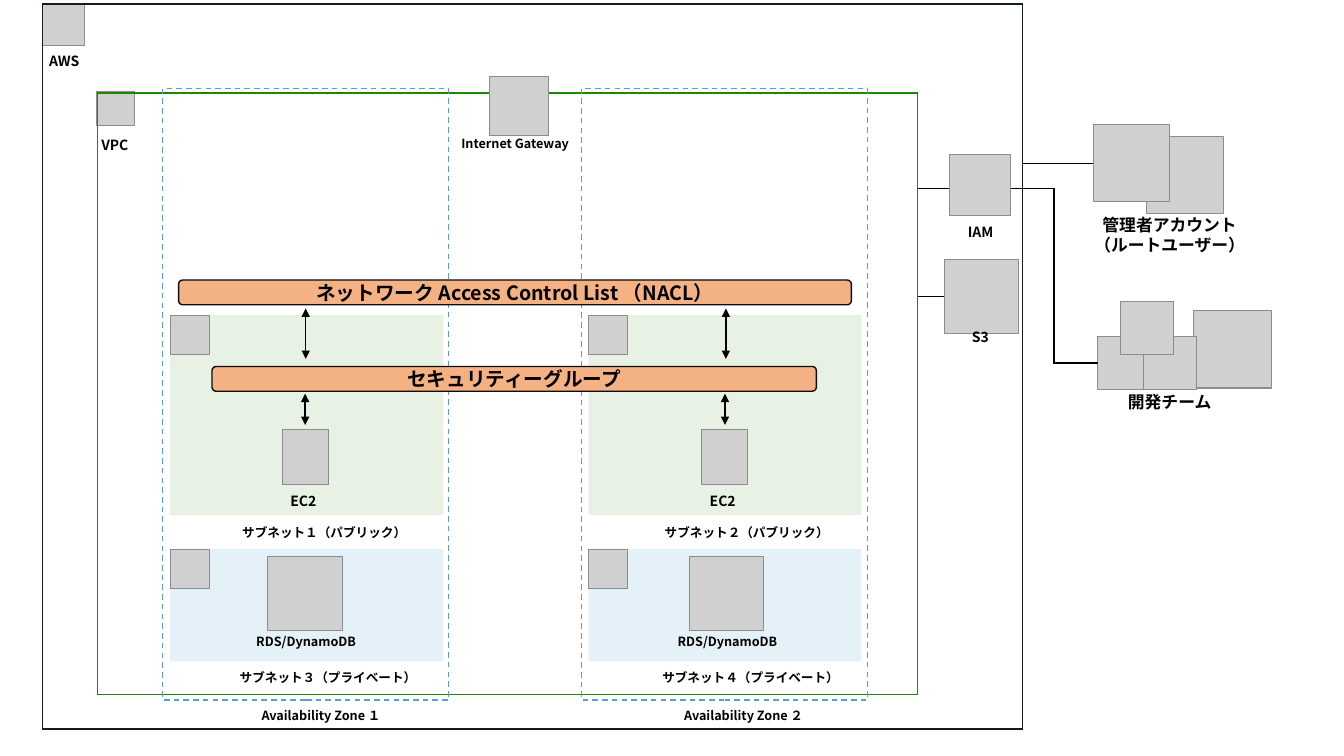
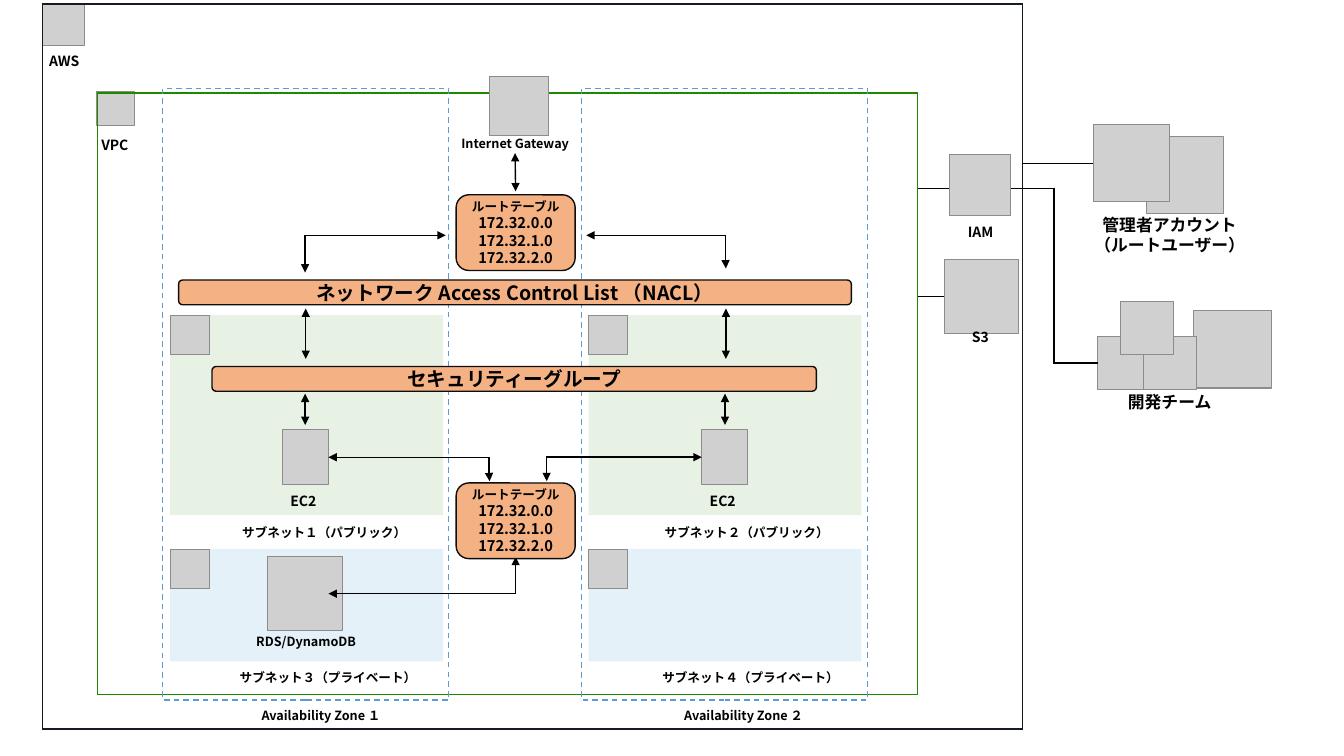
Before and after one commit to Mutsumix/aws-workshop, a slide deck: slide 10 of Day1/AWS-Architecture.pptx (slide 6 before the commit). Drawn at 1344x756 pixels with LibreOffice and Linux fonts; fonts in the diff are those of the drawing; grey boxes stand for pictures. Boxes give left, top, right and bottom in pixels: in the first picture for what was removed or moved away, otherwise in the second. Text is boxed around its words. In the diff, an @@ line names an element or a change of style, - is before the commit and + after.

```diff
--- a/Day1/AWS-Architecture.pptx
+++ b/Day1/AWS-Architecture.pptx
@@ double arrow added from (515, 153) to (516, 192), #000000 1 pt @@
@@ rounded rectangle added at (x1=457, y1=195, x2=576, y2=270), fill #F4B183, outline #0D0D0D 1 pt, 10.5 pt, text #000000, bold @@
+ルートテーブル
+172.32.0.0
+172.32.1.0
+172.32.2.0
@@ elbow double arrow added from (446, 235) to (306, 272), #000000 1 pt @@
@@ elbow double arrow added from (587, 235) to (726, 268), #000000 1 pt @@
@@ elbow double arrow added from (490, 481) to (329, 458), #000000 1 pt @@
@@ elbow double arrow added from (546, 481) to (702, 458), #000000 1 pt @@
@@ rounded rectangle added at (x1=457, y1=483, x2=576, y2=559), fill #F4B183, outline #0D0D0D 1 pt, 10.5 pt, text #000000, bold @@
+ルートテーブル
+172.32.0.0
+172.32.1.0
+172.32.2.0
@@ elbow double arrow added from (516, 557) to (329, 594), #000000 1 pt @@
@@ picture removed at (x1=690, y1=557, x2=764, y2=631) @@
@@ text removed at (x1=678, y1=636, x2=778, y2=649) @@
-RDS/DynamoDB
```
Also in this commit, not shown: 2 other slides changed, 10 slides added.
